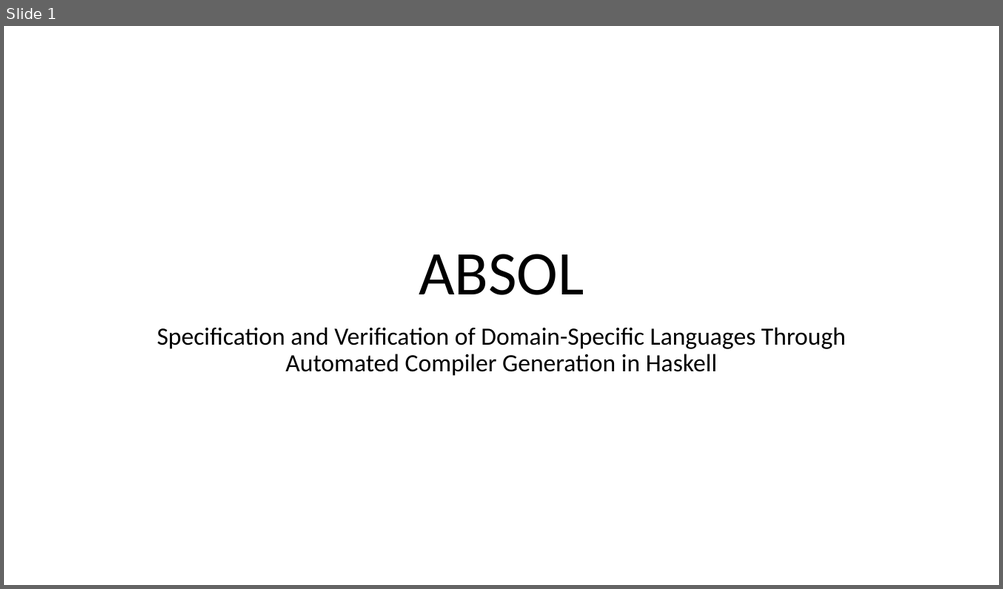
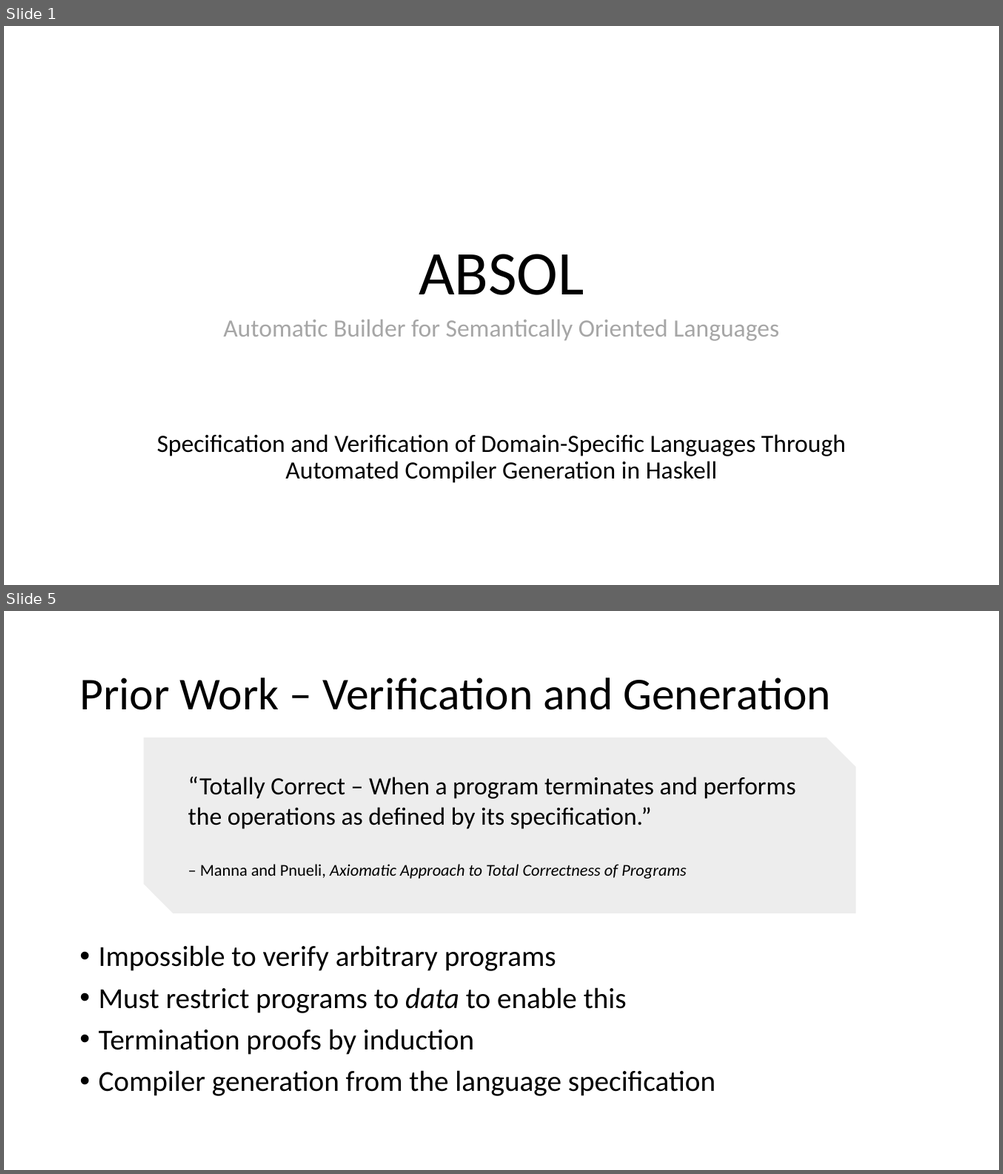
Before and after one commit to iamrecursion/absol, a slide deck: doc/demonstration_of_progress/ABSOL.pptx. Shown one above the other, each under a label of ours: slide 1 before the commit, slides 1 and 5 after it; the slides between them are not shown. The pictures are 1003x589 and 1003x1174 pixels, drawn with LibreOffice and Linux fonts; fonts in the diff are those of the drawing; background and template pictures are left out. Boxes give left, top, right and bottom in pixels: in the first picture for what was removed or moved away, otherwise in the second. Text is boxed around its words. In the diff, an @@ line names an element or a change of style, - is before the commit and + after.

```diff
--- a/doc/demonstration_of_progress/ABSOL.pptx
+++ b/doc/demonstration_of_progress/ABSOL.pptx
@@ slide 5 added at [4, 611, 999, 1170], background #FFFFFF @@
@@ title added at [79, 678, 831, 710], 44 pt, text #000000 @@
+Prior Work – Verification and Generation
@@ snip diag rect added at [144, 738, 855, 914], fill #EDEDED @@
@@ text added at [188, 777, 796, 879], 24 pt, text #000000 @@
+“Totally Correct – When a program terminates and performs the operations as defined by its specification.”
+– Manna and Pnueli, Axiomatic Approach to Total Correctness of Programs
@@ text added at [99, 945, 715, 1096], 28 pt, text #000000 @@
+• Impossible to verify arbitrary programs
+• Must restrict programs to data to enable this
+• Termination proofs by induction
+• Compiler generation from the language specification
@@ slide 1 changed as well @@
@@ text added at [223, 320, 779, 341], 24 pt, text #A6A6A6 @@
+Automatic Builder for Semantically Oriented Languages
@@ subtitle "Specification and Verification of Domain-Specific ...": place and size @@
-subtitle "Specification and Verification of Domain-Specific ..." at [157, 327, 845, 376]
+subtitle "Specification and Verification of Domain-Specific ..." at [157, 434, 845, 483]
```
Also in this commit, not shown: 2 other slides changed, 6 other slides added, 3 slides removed, 7 other files.
